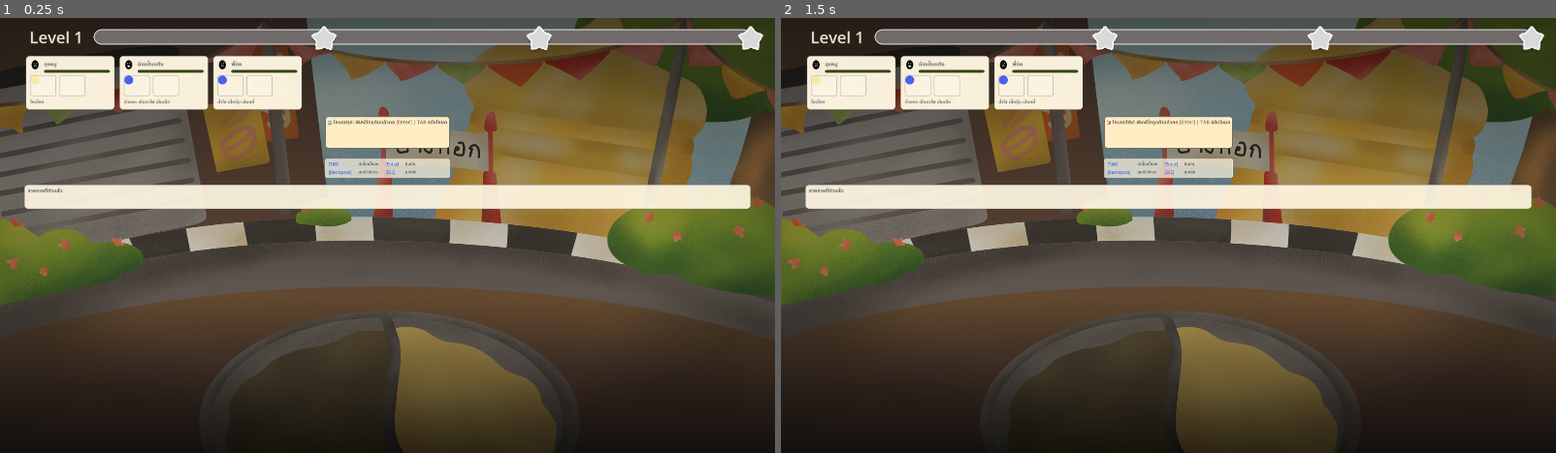
Above: before the commit, frames 1-2 (left to right).
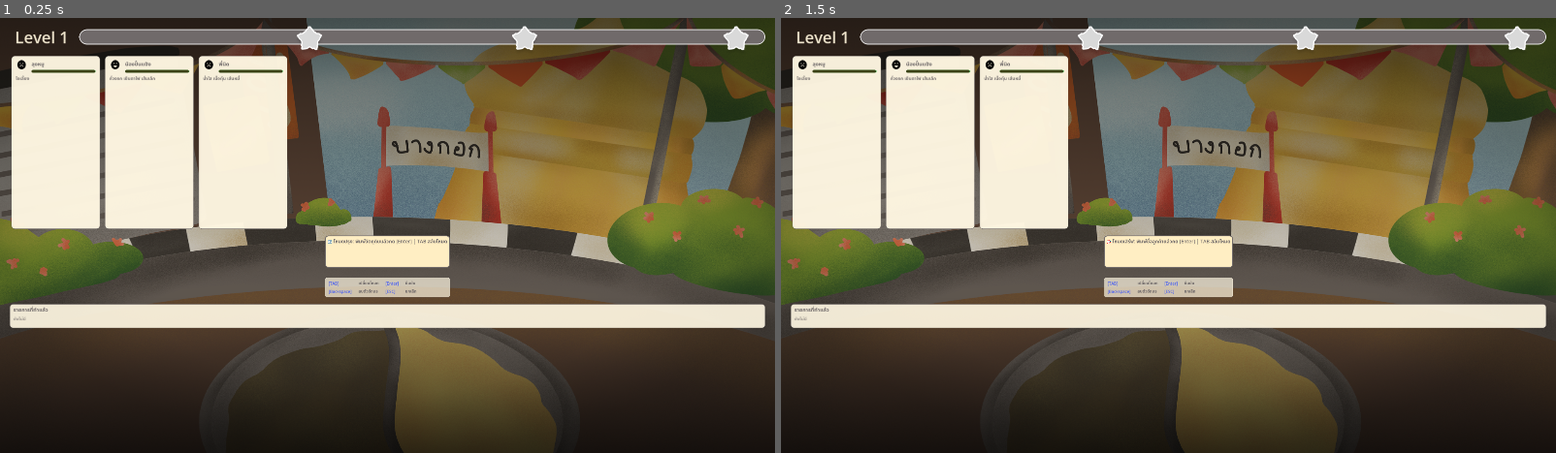
Above: after the commit, the same moments.

Repository: pcpaugust/video-game
Game: Godot game, scene res://scenes/main/Cooking.tscn
Same seed, same stepped clock (60 frames per second), same inputs: the game is played once before the commit and once after it.
Inputs:
- Up to frame 1 (0.25 s): no input
- Up to frame 2 (1.5 s): tap Enter at 0.5, 0.6 s; tap Space at 1.25 s; tap Tab at 1.35 s

The runs differ from the first frame. In frame 1, 23% of the frame differs, in the area x 1-99%, y 1-72%; in frame 2, 23%.

Commit message:
fix: order card and ingredient texture import

Diff:
--- a/scenes/main/Cooking.tscn
+++ b/scenes/main/Cooking.tscn
@@ -30,6 +30,7 @@
 texture = ExtResource("5_bg")
 
 [node name="MarginContainer" type="MarginContainer" parent="CanvasLayer/PanelContainer" unique_id=1147982892]
+custom_minimum_size = Vector2(1920, 1080)
 layout_mode = 2
 size_flags_horizontal = 4
 theme_override_constants/margin_left = 24
--- a/scenes/ui/OrderQueue.tscn
+++ b/scenes/ui/OrderQueue.tscn
@@ -3,18 +3,14 @@
 [ext_resource type="Script" uid="uid://bqsjev56a4qov" path="res://scripts/ui/order_queue.gd" id="1_dgkx7"]
 
 [node name="Order" type="MarginContainer" unique_id=1408987235]
+offset_right = 808.0
+offset_bottom = 116.0
 theme_override_constants/margin_left = 4
 theme_override_constants/margin_top = 8
 theme_override_constants/margin_right = 4
 script = ExtResource("1_dgkx7")
 
-[node name="OrderContainer" type="ScrollContainer" parent="." unique_id=2144028027]
-custom_minimum_size = Vector2(800, 108)
-layout_mode = 2
-size_flags_horizontal = 3
-vertical_scroll_mode = 0
-
-[node name="OrderQueue" type="HBoxContainer" parent="OrderContainer" unique_id=837512951]
+[node name="OrderQueue" type="HBoxContainer" parent="." unique_id=837512951]
 layout_mode = 2
 size_flags_vertical = 3
 theme_override_constants/separation = 12
--- a/scenes/ui/TypingIngredient.tscn
+++ b/scenes/ui/TypingIngredient.tscn
@@ -1,9 +1,17 @@
 [gd_scene format=3 uid="uid://du0fx0nypysg3"]
 
 [ext_resource type="Script" uid="uid://5v3dcckdensw" path="res://scripts/ui/typing_ingredient.gd" id="1_3s5he"]
+[ext_resource type="Texture2D" uid="uid://durbid6tf7fqp" path="res://assets/figma/nood01.png" id="2_3s5he"]
+
+[sub_resource type="StyleBoxFlat" id="StyleBoxFlat_w1egm"]
+bg_color = Color(0, 0, 0, 0)
+corner_radius_top_left = 999
+corner_radius_top_right = 999
+corner_radius_bottom_right = 999
+corner_radius_bottom_left = 999
+
 [node name="TypingIngredient" type="VBoxContainer" unique_id=55046984]
 custom_minimum_size = Vector2(84, 96)
-layout_mode = 2
 size_flags_horizontal = 0
 size_flags_vertical = 0
 script = ExtResource("1_3s5he")
@@ -15,20 +23,14 @@
 [node name="IconCircle" type="PanelContainer" parent="CenterContainer" unique_id=2099751981]
 custom_minimum_size = Vector2(52, 52)
 layout_mode = 2
+theme_override_styles/panel = SubResource("StyleBoxFlat_w1egm")
 
-[node name="IconTexture" type="TextureRect" parent="CenterContainer/IconCircle"]
+[node name="IconTexture" type="TextureRect" parent="CenterContainer/IconCircle" unique_id=638901214]
 layout_mode = 2
-anchors_preset = 15
-anchor_right = 1.0
-anchor_bottom = 1.0
-offset_left = 2.0
-offset_top = 2.0
-offset_right = -2.0
-offset_bottom = -2.0
 mouse_filter = 2
+texture = ExtResource("2_3s5he")
 expand_mode = 1
 stretch_mode = 5
-visible = false
 
 [node name="MarginContainer" type="MarginContainer" parent="." unique_id=1176633193]
 custom_minimum_size = Vector2(84, 0)
@@ -41,5 +43,6 @@
 layout_mode = 2
 theme_override_colors/font_color = Color(0, 0, 0, 1)
 theme_override_font_sizes/font_size = 12
+text = "เส้นเล็ก"
 horizontal_alignment = 1
 vertical_alignment = 1
--- a/scenes/ui/customer_item.tscn
+++ b/scenes/ui/customer_item.tscn
@@ -54,7 +54,7 @@
 corner_radius_bottom_left = 999
 
 [node name="CustomerItem" type="PanelContainer" unique_id=284843403]
-custom_minimum_size = Vector2(220, 132)
+custom_minimum_size = Vector2(220, 430)
 theme_override_styles/panel = SubResource("StyleBoxFlat_card")
 script = ExtResource("1_c2bwp")
 
@@ -77,7 +77,6 @@
 custom_minimum_size = Vector2(24, 24)
 layout_mode = 2
 texture = ExtResource("2_face_angy")
-expand_mode = 1
 
 [node name="NameColumn" type="VBoxContainer" parent="MarginContainer/VBoxContainer/HeaderRow" unique_id=1847559825]
 layout_mode = 2
@@ -99,6 +98,7 @@
 show_percentage = false
 
 [node name="OrdersRow" type="HBoxContainer" parent="MarginContainer/VBoxContainer" unique_id=927092218]
+visible = false
 layout_mode = 2
 theme_override_constants/separation = 8
 
--- a/scripts/config/menu_config.gd
+++ b/scripts/config/menu_config.gd
@@ -37,6 +37,23 @@
 	"เก๊กฮวย",
 ]
 
+const INGREDIENT_TEXTURES: Dictionary = {
+	"เส้นเล็ก": preload("res://assets/artwork/menu/nood02.png"),
+	"เส้นหมี่": preload("res://assets/artwork/menu/nood04.png"),
+	"วุ้นเส้น": preload("res://assets/artwork/menu/nood03.png"),
+	"บะหมี่": preload("res://assets/artwork/menu/nood01.png"),
+	"เส้นใหญ่": preload("res://assets/artwork/menu/nood05.png"),
+	"ลูกชิ้น": preload("res://assets/artwork/menu/meat01.png"),
+	"เนื้อตุ๋น": preload("res://assets/artwork/menu/meat02.png"),
+	"หมูเด้ง": preload("res://assets/artwork/menu/meat04.png"),
+	"น่องไก่": preload("res://assets/artwork/menu/meat05.png"),
+	"กระเทียมเจียว": preload("res://assets/artwork/menu/veg01.png"),
+	"ถั่วงอก": preload("res://assets/artwork/menu/veg02.png"),
+	"ต้นหอมผักชี": preload("res://assets/artwork/menu/veg03.png"),
+	"โอเลี้ยง": preload("res://assets/artwork/menu/drink01.png"),
+	"กระเจี๊ยบ": preload("res://assets/artwork/menu/drink03.png"),
+	"เก๊กฮวย": preload("res://assets/artwork/menu/drink02.png"),
+}
 
 # Customer name pools
 const NORMAL_CUSTOMER_NAMES: Array[String] = [
--- a/scripts/core/cooking.gd
+++ b/scripts/core/cooking.gd
@@ -255,6 +255,7 @@
 
 func _update_ui_full() -> void:
 	order_queue.refresh_all_cards(customers)
+	_update_dish(dish_slots)
 	_update_mode_ui()
 
 func _spawn_next_wave() -> void:
--- a/scripts/ui/customer_item.gd
+++ b/scripts/ui/customer_item.gd
@@ -22,6 +22,7 @@
 
 const FACE_ANGY: Texture2D = preload("res://assets/figma/face_angy.svg")
 const FACE_HAPPY: Texture2D = preload("res://assets/figma/face_happy.svg")
+const INGREDIENT_TEXTURES = MenuConfig.INGREDIENT_TEXTURES
 
 func update_from_data(
 	name: String,
--- a/scripts/ui/order_queue.gd
+++ b/scripts/ui/order_queue.gd
@@ -2,7 +2,7 @@
 
 const OrderCardScene = preload("res://scenes/ui/customer_item.tscn")
 
-@onready var queue = $OrderContainer/OrderQueue
+@onready var queue = $OrderQueue
 
 func refresh_all_cards(customers: Array):
 	# ลบการ์ดเก่าออกทั้งหมด
--- a/scripts/ui/typing_ingredient.gd
+++ b/scripts/ui/typing_ingredient.gd
@@ -3,23 +3,7 @@
 extends VBoxContainer
 
 const MenuConfig = preload("res://scripts/config/menu_config.gd")
-const INGREDIENT_TEXTURES: Dictionary = {
-	"เส้นเล็ก": preload("res://assets/figma/nood01.png"),
-	"เส้นหมี่": preload("res://assets/figma/nood02.png"),
-	"วุ้นเส้น": preload("res://assets/figma/nood03.png"),
-	"บะหมี่": preload("res://assets/figma/nood04.png"),
-	"เส้นใหญ่": preload("res://assets/figma/nood05.png"),
-	"ลูกชิ้น": preload("res://assets/figma/meat01.png"),
-	"เนื้อตุ๋น": preload("res://assets/figma/meat02.png"),
-	"หมูเด้ง": preload("res://assets/figma/meat04.png"),
-	"น่องไก่": preload("res://assets/figma/meat05.png"),
-	"กระเทียมเจียว": preload("res://assets/figma/veg01.png"),
-	"ถั่วงอก": preload("res://assets/figma/veg02.png"),
-	"ต้นหอมผักชี": preload("res://assets/figma/veg03.png"),
-	"โอเลี้ยง": preload("res://assets/figma/drink01.png"),
-	"กระเจี๊ยบ": preload("res://assets/figma/drink03.png"),
-	"เก๊กฮวย": preload("res://assets/figma/drink02.png"),
-}
+const INGREDIENT_TEXTURES = MenuConfig.INGREDIENT_TEXTURES
 
 @onready var icon_panel: PanelContainer = $CenterContainer/IconCircle
 @onready var icon_texture: TextureRect = $CenterContainer/IconCircle/IconTexture
